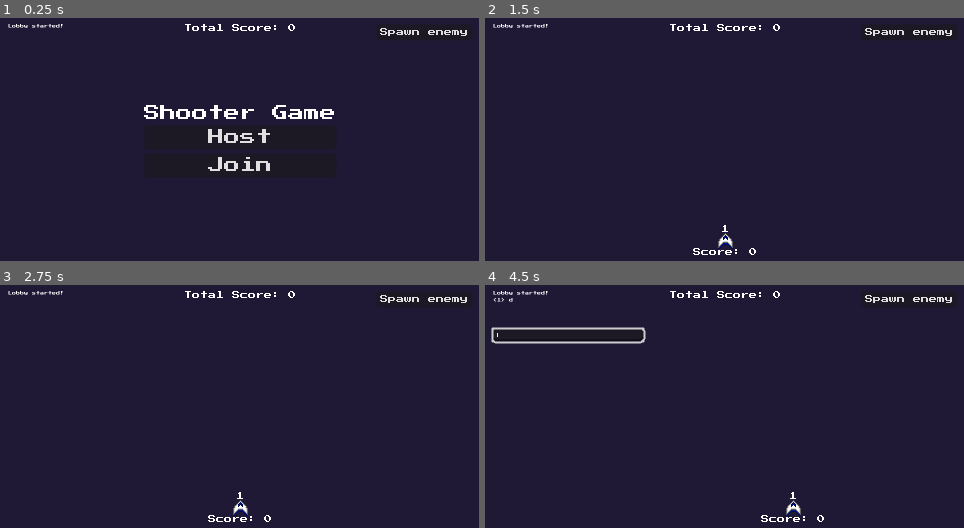
Above: before the commit, frames 1-4 (two rows, left to right).
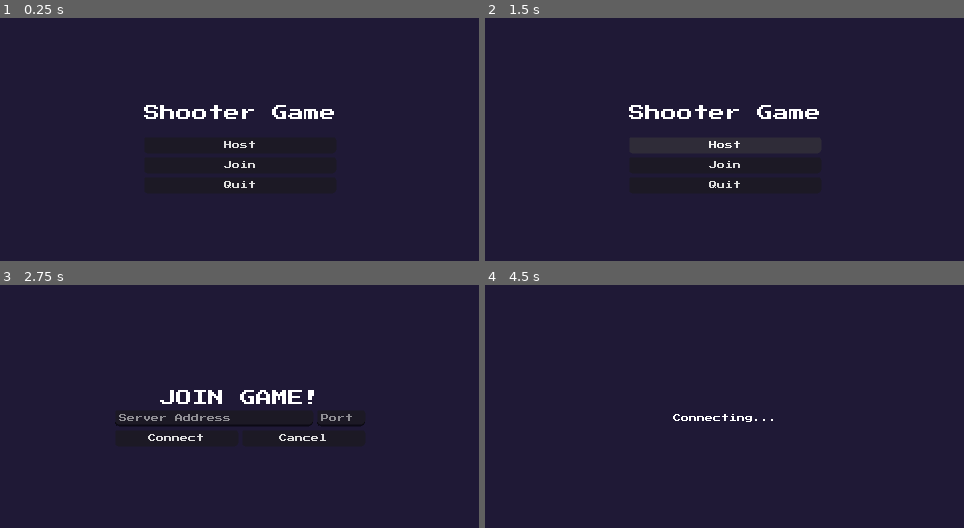
Above: after the commit, the same moments.

Repository: Intedai/MultiplayerShooter
Game: Godot game, scene res://MainScenes/MainMenu/main_menu.tscn
Same seed, same stepped clock (60 frames per second), same inputs: the game is played once before the commit and once after it. Before the commit the project starts from res://Game/game.tscn.
Inputs (mouse positions are in pixels of both pictures, inside the frame that each line leads up to):
- Up to frame 1 (0.25 s): no input
- Up to frame 2 (1.5 s): click (911, 32) at 0.5 s, where only the run before the commit has a clickable "Spawn enemy"; click "Host" at 1.25 s
- Up to frame 3 (2.75 s): click (239, 430) at 2 s, where only the run after the commit has a clickable "Join"
- Up to frame 4 (4.5 s): click (662, 438) at 2.75 s, where only the run after the commit has a clickable "Connect"; tap Enter (chat) at 3.5, 4.35 s; hold D (move_right) 3.53-4.28 s; hold Enter (chat) 3.53-4.28 s; hold A (move_left) from 4.28 s (still down)

The runs differ from the first frame. In frame 1, 1.3% of the frame differs, in the area x 1-98%, y 2-70%; in frame 2, 1.9%; in frame 3, 2.6%, in the area x 1-98%, y 2-98%; in frame 4, 2.1%.

Commit message:
Add main menu with working buttons

Diff:
--- a/Game/game.tscn
+++ /dev/null
@@ -1,87 +0,0 @@
-[gd_scene format=3 uid="uid://bg0pqf0clkhot"]
-
-[ext_resource type="Script" uid="uid://bmbiqkyik3bx2" path="res://Game/game.gd" id="1_7raqb"]
-[ext_resource type="PackedScene" uid="uid://bq4wtoawt46kk" path="res://Chat/chat.tscn" id="2_jcm6v"]
-[ext_resource type="Script" uid="uid://bo5aiely4nyv0" path="res://Enemies/enemy_spawner.gd" id="3_fwxkx"]
-
-[node name="game" type="Node" unique_id=1645071500]
-script = ExtResource("1_7raqb")
-
-[node name="Camera2D" type="Camera2D" parent="." unique_id=1982892926]
-
-[node name="SpawnPoint" type="Marker2D" parent="." unique_id=1658762120]
-position = Vector2(0, 90)
-
-[node name="UI" type="CanvasLayer" parent="." unique_id=1229198243]
-
-[node name="MarginContainer" type="MarginContainer" parent="UI" unique_id=1084222421]
-anchors_preset = 15
-anchor_right = 1.0
-anchor_bottom = 1.0
-grow_horizontal = 2
-grow_vertical = 2
-mouse_filter = 2
-theme_override_constants/margin_left = 8
-theme_override_constants/margin_top = 8
-theme_override_constants/margin_right = 8
-theme_override_constants/margin_bottom = 8
-
-[node name="TotalScore" type="Label" parent="UI/MarginContainer" unique_id=1249682313]
-layout_mode = 2
-size_flags_horizontal = 4
-size_flags_vertical = 0
-theme_override_font_sizes/font_size = 8
-text = "Total Score: 0"
-
-[node name="SpawnPlayerButton" type="Button" parent="UI/MarginContainer" unique_id=2077799176]
-layout_mode = 2
-size_flags_horizontal = 8
-size_flags_vertical = 0
-theme_override_font_sizes/font_size = 8
-text = "Spawn enemy"
-
-[node name="Chat" parent="UI/MarginContainer" unique_id=86460642 instance=ExtResource("2_jcm6v")]
-layout_mode = 2
-
-[node name="Multiplayer" type="Control" parent="UI/MarginContainer" unique_id=955057036]
-layout_mode = 2
-
-[node name="VBoxContainer" type="VBoxContainer" parent="UI/MarginContainer/Multiplayer" unique_id=127970943]
-layout_mode = 1
-anchors_preset = 8
-anchor_left = 0.5
-anchor_top = 0.5
-anchor_right = 0.5
-anchor_bottom = 0.5
-offset_left = -55.5
-offset_top = -46.5
-offset_right = 55.5
-offset_bottom = 46.5
-grow_horizontal = 2
-grow_vertical = 2
-
-[node name="Title" type="Label" parent="UI/MarginContainer/Multiplayer/VBoxContainer" unique_id=1361332605]
-layout_mode = 2
-text = "Shooter Game"
-
-[node name="Host" type="Button" parent="UI/MarginContainer/Multiplayer/VBoxContainer" unique_id=1638796630]
-layout_mode = 2
-text = "Host"
-
-[node name="Join" type="Button" parent="UI/MarginContainer/Multiplayer/VBoxContainer" unique_id=1854626889]
-layout_mode = 2
-text = "Join"
-
-[node name="PlayerSpawner" type="MultiplayerSpawner" parent="." unique_id=689387668]
-_spawnable_scenes = PackedStringArray("uid://dxuatmxk1g3h4")
-spawn_path = NodePath("..")
-
-[node name="EnemySpawner" type="MultiplayerSpawner" parent="." unique_id=2017736704]
-_spawnable_scenes = PackedStringArray("uid://dpu6bhbbptpkb")
-spawn_path = NodePath("..")
-script = ExtResource("3_fwxkx")
-spawn_y = -137.0
-
-[connection signal="pressed" from="UI/MarginContainer/SpawnPlayerButton" to="EnemySpawner" method="_on_button_pressed"]
-[connection signal="pressed" from="UI/MarginContainer/Multiplayer/VBoxContainer/Host" to="." method="_on_host_pressed"]
-[connection signal="pressed" from="UI/MarginContainer/Multiplayer/VBoxContainer/Join" to="." method="_on_join_pressed"]
--- /dev/null
+++ b/MainScenes/Game/game.tscn
@@ -0,0 +1,56 @@
+[gd_scene format=3 uid="uid://bg0pqf0clkhot"]
+
+[ext_resource type="Script" uid="uid://bmbiqkyik3bx2" path="res://MainScenes/Game/game.gd" id="1_5b8it"]
+[ext_resource type="PackedScene" uid="uid://bq4wtoawt46kk" path="res://Chat/chat.tscn" id="2_tcgg2"]
+[ext_resource type="Script" uid="uid://bo5aiely4nyv0" path="res://Enemies/enemy_spawner.gd" id="3_3nk4e"]
+
+[node name="Game" type="Node" unique_id=1645071500]
+script = ExtResource("1_5b8it")
+
+[node name="Camera2D" type="Camera2D" parent="." unique_id=1982892926]
+
+[node name="SpawnPoint" type="Marker2D" parent="." unique_id=1658762120]
+position = Vector2(0, 90)
+
+[node name="UI" type="CanvasLayer" parent="." unique_id=1229198243]
+
+[node name="MarginContainer" type="MarginContainer" parent="UI" unique_id=1084222421]
+anchors_preset = 15
+anchor_right = 1.0
+anchor_bottom = 1.0
+grow_horizontal = 2
+grow_vertical = 2
+mouse_filter = 2
+theme_override_constants/margin_left = 8
+theme_override_constants/margin_top = 8
+theme_override_constants/margin_right = 8
+theme_override_constants/margin_bottom = 8
+
+[node name="TotalScore" type="Label" parent="UI/MarginContainer" unique_id=1249682313]
+layout_mode = 2
+size_flags_horizontal = 4
+size_flags_vertical = 0
+theme_override_font_sizes/font_size = 8
+text = "Total Score: 0"
+
+[node name="SpawnPlayerButton" type="Button" parent="UI/MarginContainer" unique_id=2077799176]
+layout_mode = 2
+size_flags_horizontal = 8
+size_flags_vertical = 0
+theme_override_font_sizes/font_size = 8
+text = "Spawn enemy"
+
+[node name="Chat" parent="UI/MarginContainer" unique_id=86460642 instance=ExtResource("2_tcgg2")]
+layout_mode = 2
+
+[node name="PlayerSpawner" type="MultiplayerSpawner" parent="." unique_id=689387668]
+_spawnable_scenes = PackedStringArray("uid://dxuatmxk1g3h4")
+spawn_path = NodePath("..")
+
+[node name="EnemySpawner" type="MultiplayerSpawner" parent="." unique_id=2017736704]
+_spawnable_scenes = PackedStringArray("uid://dpu6bhbbptpkb")
+spawn_path = NodePath("..")
+script = ExtResource("3_3nk4e")
+spawn_y = -137.0
+
+[connection signal="pressed" from="UI/MarginContainer/SpawnPlayerButton" to="EnemySpawner" method="_on_button_pressed"]
--- /dev/null
+++ b/MainScenes/MainMenu/main_menu.gd
@@ -0,0 +1,38 @@
+extends Control
+
+@onready var main_menu_buttons: VBoxContainer = $MainMenuButtons
+@onready var join_server_menu: VBoxContainer = $JoinServerMenu
+@onready var connection_screen: VBoxContainer = $ConnectionScreen
+
+# Addr
+@onready var address_input: LineEdit = $JoinServerMenu/AddrContrainer/AddressInput
+@onready var port_input: LineEdit = $JoinServerMenu/AddrContrainer/PortInput
+
+var peer = ENetMultiplayerPeer.new()
+
+# Main menu btns
+func _on_host_pressed() -> void:
+	print("host pressed")
+
+func _on_join_pressed() -> void:
+	main_menu_buttons.visible = false
+	join_server_menu.visible = true
+
+func _on_quit_pressed() -> void:
+	get_tree().quit()
+
+# Join server menu
+func clear_inputs():
+	address_input.clear()
+	port_input.clear()
+
+func _on_cancel_pressed() -> void:
+	clear_inputs()
+	join_server_menu.visible = false
+	main_menu_buttons.visible = true
+
+func _on_connect_pressed() -> void:
+	print("connecting to " + address_input.text + ":" + port_input.text)
+	clear_inputs()
+	join_server_menu.visible = false
+	connection_screen.visible = true
--- /dev/null
+++ b/MainScenes/MainMenu/main_menu.tscn
@@ -0,0 +1,138 @@
+[gd_scene format=3 uid="uid://byjr1adgtcg5n"]
+
+[ext_resource type="Script" uid="uid://dora3upaytgpd" path="res://MainScenes/MainMenu/main_menu.gd" id="1_a2q25"]
+
+[node name="MainMenu" type="Control" unique_id=277428837]
+layout_mode = 3
+anchors_preset = 15
+anchor_right = 1.0
+anchor_bottom = 1.0
+grow_horizontal = 2
+grow_vertical = 2
+script = ExtResource("1_a2q25")
+
+[node name="MainMenuButtons" type="VBoxContainer" parent="." unique_id=1067526949]
+layout_mode = 1
+anchors_preset = 8
+anchor_left = 0.5
+anchor_top = 0.5
+anchor_right = 0.5
+anchor_bottom = 0.5
+offset_left = -96.0
+offset_top = -46.5
+offset_right = 96.0
+offset_bottom = 46.5
+grow_horizontal = 2
+grow_vertical = 2
+
+[node name="Title" type="Label" parent="MainMenuButtons" unique_id=1312052107]
+layout_mode = 2
+text = "Shooter Game"
+
+[node name="HSeparator" type="HSeparator" parent="MainMenuButtons" unique_id=933977275]
+modulate = Color(1, 1, 1, 0)
+layout_mode = 2
+theme_override_constants/separation = 8
+
+[node name="Host" type="Button" parent="MainMenuButtons" unique_id=1144315557]
+layout_mode = 2
+focus_mode = 0
+theme_override_font_sizes/font_size = 8
+text = "Host"
+
+[node name="Join" type="Button" parent="MainMenuButtons" unique_id=974357515]
+layout_mode = 2
+focus_mode = 0
+theme_override_font_sizes/font_size = 8
+text = "Join"
+
+[node name="Quit" type="Button" parent="MainMenuButtons" unique_id=163221321]
+layout_mode = 2
+focus_mode = 0
+theme_override_font_sizes/font_size = 8
+text = "Quit"
+
+[node name="JoinServerMenu" type="VBoxContainer" parent="." unique_id=1429906095]
+visible = false
+custom_minimum_size = Vector2(250, 0)
+layout_mode = 1
+anchors_preset = 8
+anchor_left = 0.5
+anchor_top = 0.5
+anchor_right = 0.5
+anchor_bottom = 0.5
+offset_left = -50.0
+offset_top = -18.0
+offset_right = 50.0
+offset_bottom = 18.0
+grow_horizontal = 2
+grow_vertical = 2
+
+[node name="Title" type="Label" parent="JoinServerMenu" unique_id=1796177202]
+layout_mode = 2
+text = "JOIN GAME!"
+horizontal_alignment = 1
+
+[node name="AddrContrainer" type="HBoxContainer" parent="JoinServerMenu" unique_id=1652839053]
+layout_mode = 2
+
+[node name="AddressInput" type="LineEdit" parent="JoinServerMenu/AddrContrainer" unique_id=1098335863]
+layout_mode = 2
+size_flags_horizontal = 3
+focus_mode = 1
+theme_override_font_sizes/font_size = 8
+placeholder_text = "Server Address"
+
+[node name="PortInput" type="LineEdit" parent="JoinServerMenu/AddrContrainer" unique_id=1674434940]
+layout_mode = 2
+focus_mode = 1
+theme_override_constants/minimum_character_width = 5
+theme_override_font_sizes/font_size = 8
+placeholder_text = "Port"
+max_length = 5
+virtual_keyboard_type = 2
+
+[node name="Buttons" type="HBoxContainer" parent="JoinServerMenu" unique_id=1188344018]
+layout_mode = 2
+
+[node name="Connect" type="Button" parent="JoinServerMenu/Buttons" unique_id=1573511758]
+layout_mode = 2
+size_flags_horizontal = 3
+focus_mode = 0
+theme_override_font_sizes/font_size = 8
+text = "Connect"
+
+[node name="Cancel" type="Button" parent="JoinServerMenu/Buttons" unique_id=1862190705]
+layout_mode = 2
+size_flags_horizontal = 3
+focus_mode = 0
+theme_override_font_sizes/font_size = 8
+text = "Cancel
+"
+
+[node name="ConnectionScreen" type="VBoxContainer" parent="." unique_id=698643100]
+visible = false
+layout_mode = 1
+anchors_preset = 8
+anchor_left = 0.5
+anchor_top = 0.5
+anchor_right = 0.5
+anchor_bottom = 0.5
+offset_left = -52.0
+offset_top = -4.0
+offset_right = 52.0
+offset_bottom = 4.0
+grow_horizontal = 2
+grow_vertical = 2
+
+[node name="ConnectingLabel" type="Label" parent="ConnectionScreen" unique_id=968236238]
+layout_mode = 2
+theme_override_font_sizes/font_size = 8
+text = "Connecting..."
+horizontal_alignment = 1
+
+[connection signal="pressed" from="MainMenuButtons/Host" to="." method="_on_host_pressed"]
+[connection signal="pressed" from="MainMenuButtons/Join" to="." method="_on_join_pressed"]
+[connection signal="pressed" from="MainMenuButtons/Quit" to="." method="_on_quit_pressed"]
+[connection signal="pressed" from="JoinServerMenu/Buttons/Connect" to="." method="_on_connect_pressed"]
+[connection signal="pressed" from="JoinServerMenu/Buttons/Cancel" to="." method="_on_cancel_pressed"]
--- a/project.godot
+++ b/project.godot
@@ -11,7 +11,7 @@
 [application]
 
 config/name="Multiplayer Shooter"
-run/main_scene="uid://bg0pqf0clkhot"
+run/main_scene="uid://byjr1adgtcg5n"
 config/features=PackedStringArray("4.7", "Forward Plus")
 config/icon="uid://5202mp700fvp"
 
Renamed: Game/game.gd -> MainScenes/Game/game.gd
Renamed: Game/game.gd.uid -> MainScenes/Game/game.gd.uid
Not shown, added: MainScenes/MainMenu/main_menu.gd.uid
